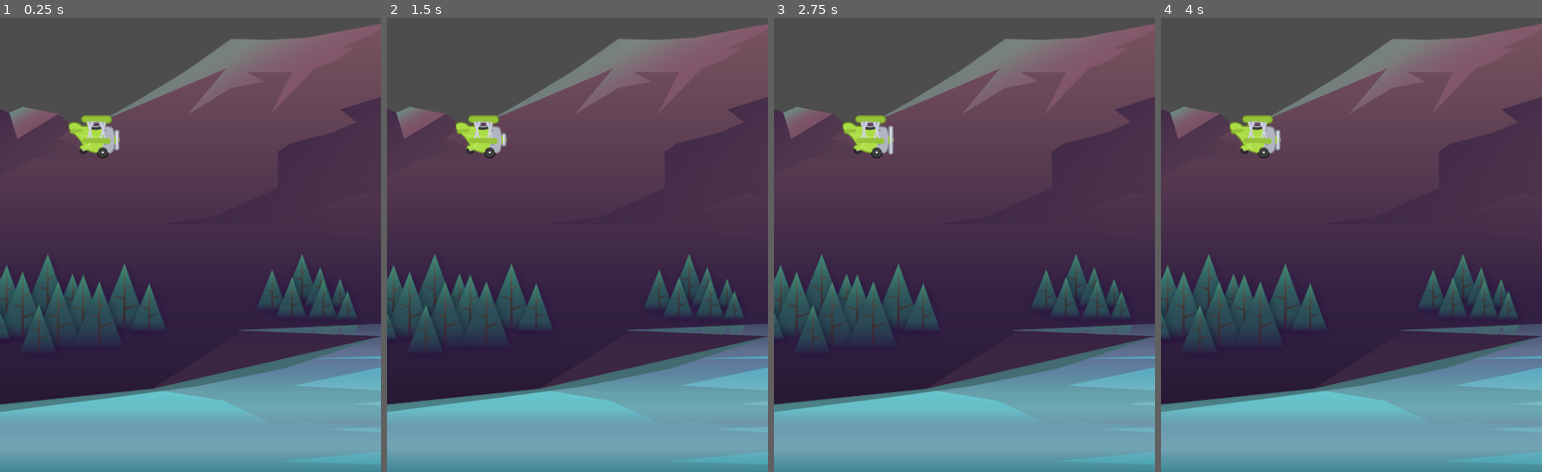
Above: before the commit, frames 1-4 (left to right).
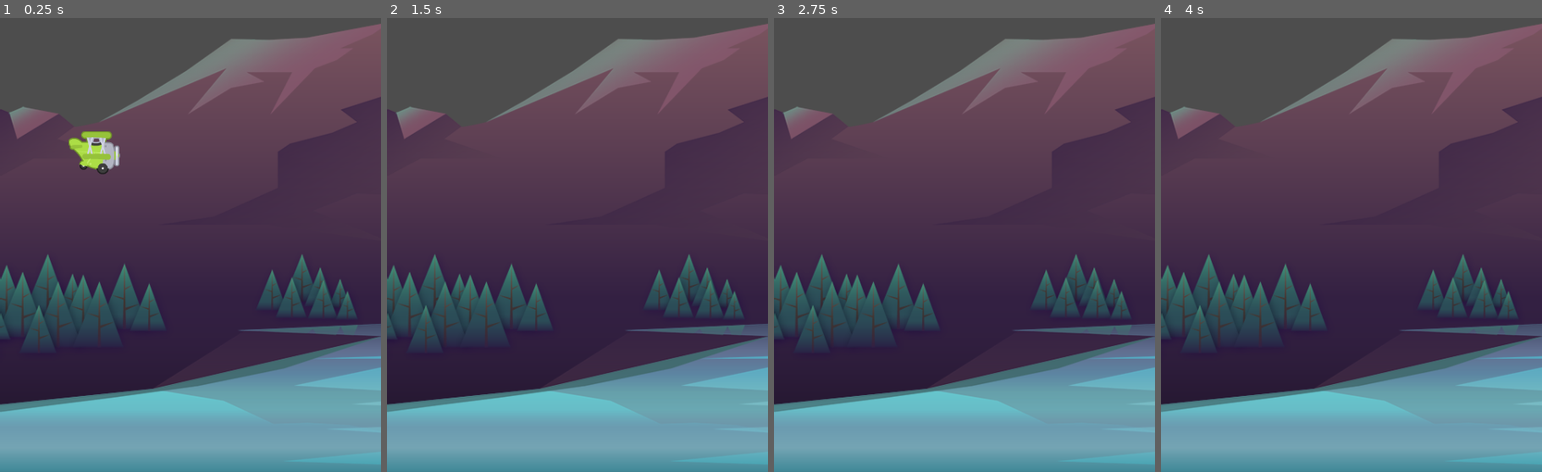
Above: after the commit, the same moments.

Repository: keanedp/tappy_game
Game: Godot game, scene res://scenes/game/game.tscn
Two runs of this game, one before a commit and one after it. Both use one fixed random seed, a clock stepped at 60 frames per second and the inputs below.
Inputs:
- Up to frame 1 (0.25 s): no input
- Up to frame 2 (1.5 s): no input
- Up to frame 3 (2.75 s): tap Enter at 2 s
- Up to frame 4 (4 s): tap Space at 2.75 s; tap Enter at 3.5 s

The runs differ from the first frame. In frame 1, 1.2% of the frame differs, in the area x 18-32%, y 21-35%; in frame 2, 0.8%; in frame 3, 0.9%; in frame 4, 0.9%.

Commit message:
plane falling

Diff:
--- /dev/null
+++ b/scenes/plane/plane.gd
@@ -0,0 +1,16 @@
+extends CharacterBody2D
+
+
+const GRAVITY: float = 600.0
+
+
+# Called when the node enters the scene tree for the first time.
+func _ready() -> void:
+	pass # Replace with function body.
+
+
+# Called every frame. 'delta' is the elapsed time since the previous frame.
+func _physics_process(delta: float) -> void:
+	print(velocity)
+	velocity.y += GRAVITY * delta;
+	move_and_slide()
--- a/scenes/plane/plane.tscn
+++ b/scenes/plane/plane.tscn
@@ -1,6 +1,7 @@
-[gd_scene load_steps=6 format=3 uid="uid://c8cwy36oafsry"]
+[gd_scene load_steps=8 format=3 uid="uid://c8cwy36oafsry"]
 
 [ext_resource type="Texture2D" uid="uid://c7j0b10yb6smi" path="res://assets/plane/planes_sheet.png" id="1_8njd7"]
+[ext_resource type="Script" path="res://scenes/plane/plane.gd" id="1_jkxkg"]
 
 [sub_resource type="AtlasTexture" id="AtlasTexture_buh57"]
 atlas = ExtResource("1_8njd7")
@@ -31,7 +32,11 @@
 "speed": 8.0
 }]
 
+[sub_resource type="CircleShape2D" id="CircleShape2D_4a6wf"]
+radius = 23.0
+
 [node name="Plane" type="CharacterBody2D"]
+script = ExtResource("1_jkxkg")
 
 [node name="AnimatedSprite2D" type="AnimatedSprite2D" parent="."]
 scale = Vector2(0.75, 0.75)
@@ -42,6 +47,7 @@
 frame_progress = 0.674429
 
 [node name="CollisionShape2D" type="CollisionShape2D" parent="."]
+shape = SubResource("CircleShape2D_4a6wf")
 
 [node name="AnimationPlayer" type="AnimationPlayer" parent="."]
 
